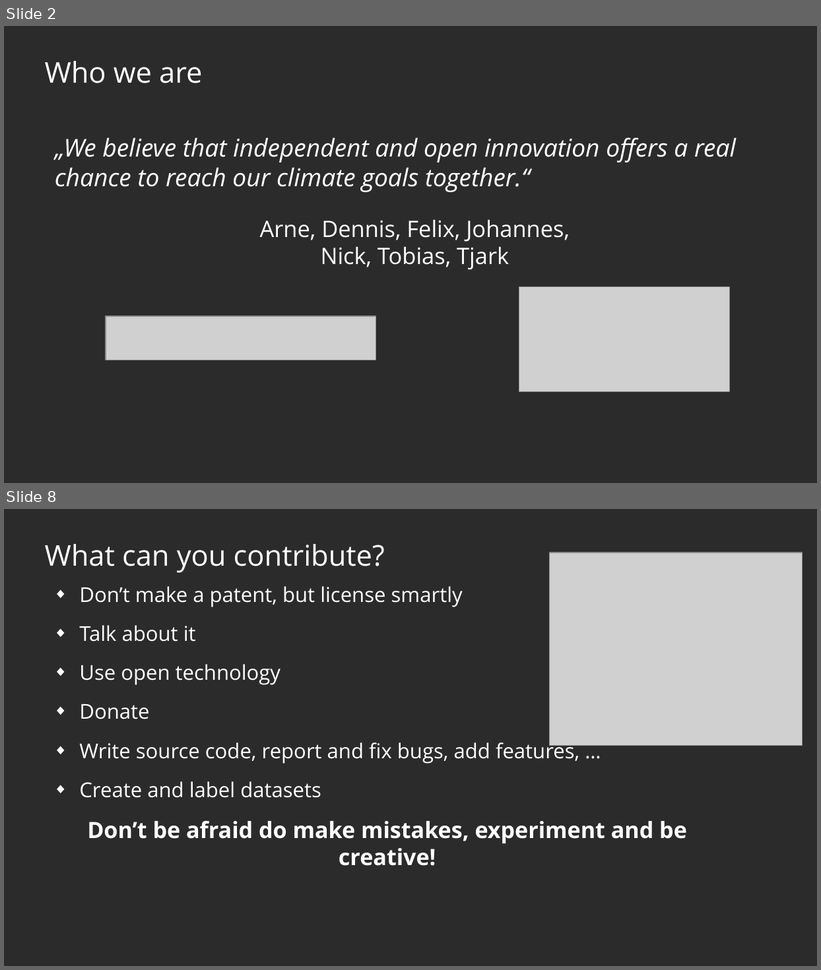
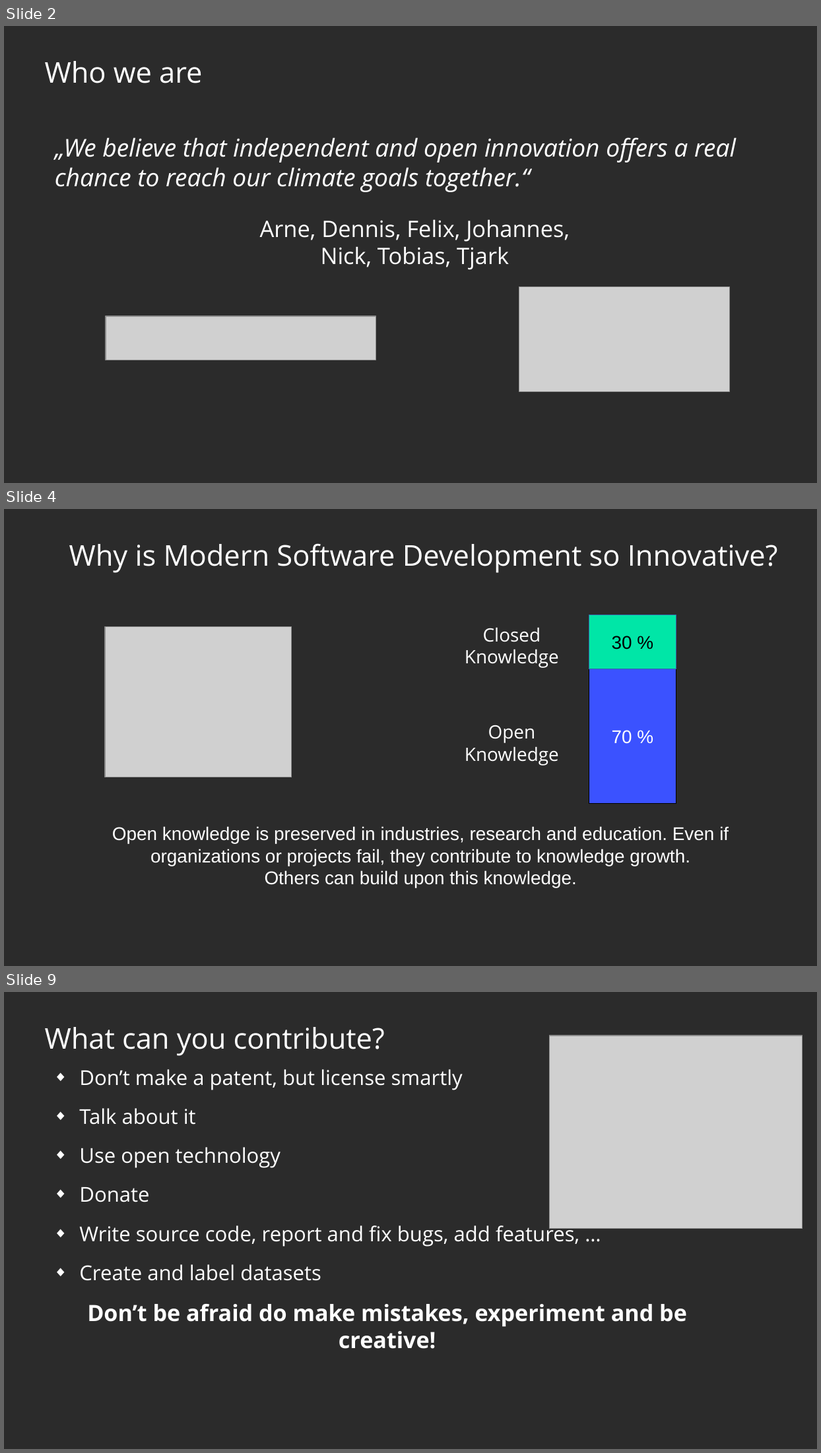
Before and after one commit to protontypes/documents, a slide deck: slides/2020-11-02_protontypes_GeneralSlides_R03.odp. Shown one above the other, each under a label of ours: slides 2 and 8 before the commit, slides 2, 4 and 9 after it; the slides between them are not shown. The pictures are 821x970 and 821x1453 pixels, drawn with LibreOffice and Linux fonts; fonts in the diff are those of the drawing; grey boxes stand for pictures; background and template pictures are left out; a plain dark background stands for a picture behind light text. Boxes give left, top, right and bottom in pixels: in the first picture for what was removed or moved away, otherwise in the second. Text is boxed around its words. In the diff, an @@ line names an element or a change of style, - is before the commit and + after.

```diff
--- a/slides/2020-11-02_protontypes_GeneralSlides_R03.odp
+++ b/slides/2020-11-02_protontypes_GeneralSlides_R03.odp
@@ slide 4 added at (x1=4, y1=509, x2=817, y2=966), background picture (left out) @@
@@ title added at (x1=69, y1=543, x2=778, y2=573), 28 pt, text #FFFFFF @@
+Why is Modern Software Development so Innovative?
@@ picture added at (x1=105, y1=627, x2=292, y2=778) @@
@@ text added at (x1=465, y1=627, x2=559, y2=668), 18 pt, text #FFFFFF @@
+Closed Knowledge
@@ rectangle added at (x1=589, y1=615, x2=676, y2=669), fill #00E6A7, outline #3465A4 0 pt, 18 pt, text #000000 @@
+30 %
@@ rectangle added at (x1=589, y1=669, x2=676, y2=804), fill #3B52FF, outline #000000 0 pt, 18 pt, text #FFFFFF @@
+70 %
@@ text added at (x1=465, y1=725, x2=559, y2=766), 18 pt, text #FFFFFF @@
+Open Knowledge
@@ text added at (x1=112, y1=826, x2=729, y2=888), 18 pt, text #FFFFFF @@
+Open knowledge is preserved in industries, research and education. Even if organizations or projects fail, they contribute to knowledge growth.
+Others can build upon this knowledge.
@@ what was slide 8 is now slide 9 @@
```
Also in this commit, not shown: 4 slides changed, 1 other slide added, 1 slide removed, 1 other file.
